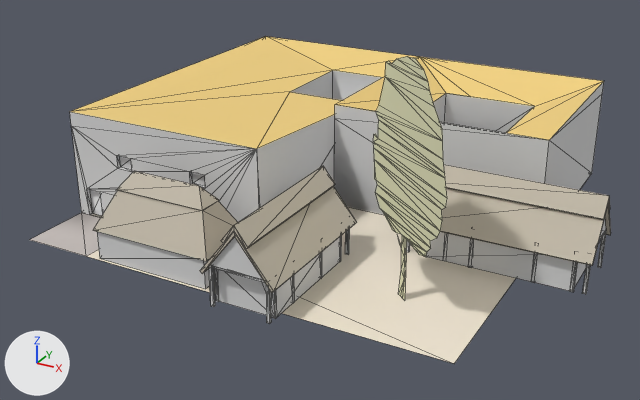
Two versions of the OBJ model assets/stl_export/221r.obj, one commit apart.
The view is the same before and after, from a 50 mm lens placed at (27.5, -52.2, 26.2), pointed at (1.0, -4.0, 2.0). Lighting does not change. The marker at lower left points along +X, +Y and +Z. The picture after the commit comes second. Mesh edges are drawn as thin lines. Where no turn or scale is listed for an object, it has been applied to the vertices. Vertices at exactly the same position are counted once.

The first picture shows '221r'.
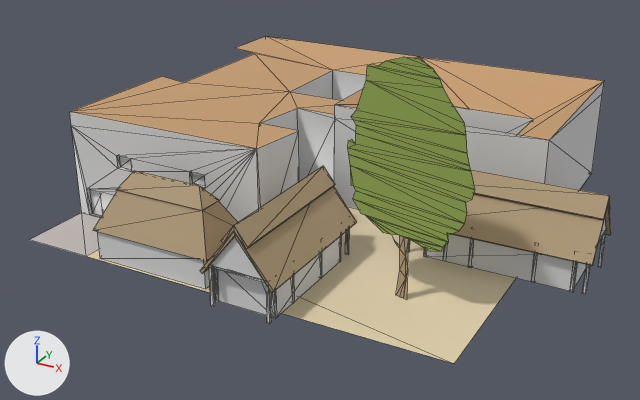
Scene script edits in JSON lines:
```json
{"op": "set", "path": "mat_cortyard.base_color", "old": "(0.878, 0.792, 0.651)", "new": "(0.757, 0.639, 0.427)", "note": "pale yellow #f1e6d3 -> beige #e2d1af"}
{"op": "set", "path": "mat_material.base_color", "old": "(0.878, 0.639, 0.224)", "new": "(0.577, 0.349, 0.176)", "note": "yellow #f1d182 -> brown #c89f74"}
{"op": "set", "path": "mat_straw.base_color", "old": "(0.569, 0.514, 0.42)", "new": "(0.447, 0.333, 0.204)", "note": "light grey #c7bead -> beige #b29c7d"}
{"op": "add", "block": "mat_tree", "code": ["mat_tree = principled_material('tree')", "mat_tree.base_color = (0.294, 0.4, 0.0902)  # green #94aa55", "mat_tree.roughness = 1.0"]}
{"block": "me_221r", "where": "# used by ob_221r; location = (0.0, 0.0, 0.0)"}
{"op": "remove", "block": "me_221r", "code": "me_221r.from_pydata(...)  # 507 vertices, 812 faces; spans x -15.0..19.4, y -16.4..15.0, z 0.0..14.4"}
{"op": "add", "block": "me_221r", "code": "me_221r.from_pydata(...)  # 518 vertices, 833 faces; spans x -15.0..19.4, y -16.4..15.0, z 0.0..14.4"}
{"block": "me_221r", "change": "me_221r part 1"}
{"block": "me_221r", "change": "25 vertices are removed from x 6.6..12.8, y -12.5..-7.4, z 2.7..14.4"}
{"block": "me_221r", "change": "71 faces are deleted"}
{"block": "me_221r", "change": "5 vertices in x 4.0..11.0, y 4.0..11.0, z 6.0 move by (0.0, 0.0, -1.0)"}
{"block": "me_221r", "change": "5 vertices in x 10.0..10.1, y -10.3..-10.2, z 0.0..3.9 move by (0.1, 0.1, 0.0)"}
{"block": "me_221r", "change": "4 vertices in x 6.5..6.7, y -7.5..-7.4, z 5.9..8.8 move by (-0.8, -1.6, 0.0)"}
{"block": "me_221r", "change": "28 vertices move from x 6.5..13.3, y -12.9..-7.3, z 0.0..9.4 to x 5.6..14.2, y -11.2..-9.0, z 0.0..9.4"}
{"block": "me_221r", "change": "36 vertices are added at x -15.0..13.5, y -11.0..10.0, z 0.0..14.4"}
{"block": "me_221r", "change": "43 new faces join them, mat_default (light grey #dadada)"}
{"block": "me_221r", "change": "12 new faces join them, mat_material (brown #c89f74)"}
{"block": "me_221r", "change": "12 new faces join them, mat_straw (beige #b29c7d)"}
{"block": "me_221r", "change": "25 new faces join them, mat_tree (green #94aa55)"}
{"block": "me_221r", "change": "me_221r part 2: 8 faces spanning x 9.4..10.2, y -10.2..-10.0, z 0.0..3.9 switch from mat_w (beige #e2e2bc) to mat_straw (beige #b29c7d)"}
{"block": "me_221r", "change": "me_221r part 3: 25 faces spanning x 5.6..14.2, y -11.2..-9.0, z 3.7..9.4 switch from mat_w (beige #e2e2bc) to mat_tree (green #94aa55)"}
```

Where the change shows, as pixel boxes (x1, y1, x2, y2) in the pictures (640 x 400 px; the box of a moved part takes in the faces that stretch with it):
```json
{"object": "221r", "change": "recoloured, reshaped", "before": [30, 36, 611, 364], "after": [30, 36, 611, 364]}
{"part": 1, "of": "me_221r", "change": "moved or reshaped", "before": [70, 36, 604, 278], "after": [70, 36, 604, 277]}
{"part": 2, "of": "me_221r", "change": "recoloured", "before": [399, 237, 405, 299], "after": [399, 237, 405, 299]}
{"part": 3, "of": "me_221r", "change": "recoloured", "before": [373, 128, 447, 257], "after": [348, 133, 475, 252]}
```
